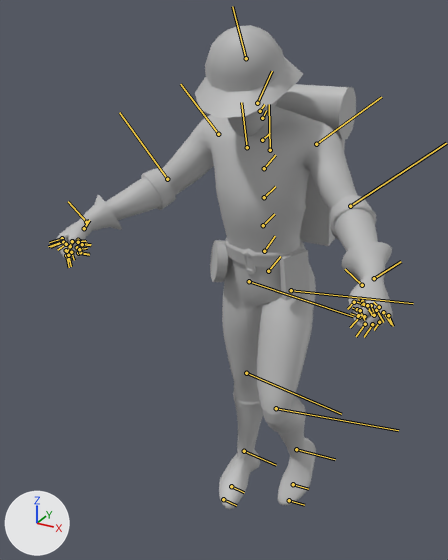
Renders of the FBX model Assets/Models/Character/Character@JumpStart.fbx from each side of a commit.
Camera for both pictures: a 50 mm camera at (0.813, -1.791, 1.869) aimed at (-0.105, -0.124, 1.035). Lighting does not change. The marker at lower left points along +X, +Y and +Z. Both versions are drawn at frame 9 of the action 'Take 001|BaseLayer'; the numbers are the values there. The bones that bend it are drawn over the model as lines.

In view in the first picture: 'Backpack', 'Bedroll', 'Canteen', 'Character', 'Hat', 'Left_Cuff', 'Pouch', 'Right_Cuff'.
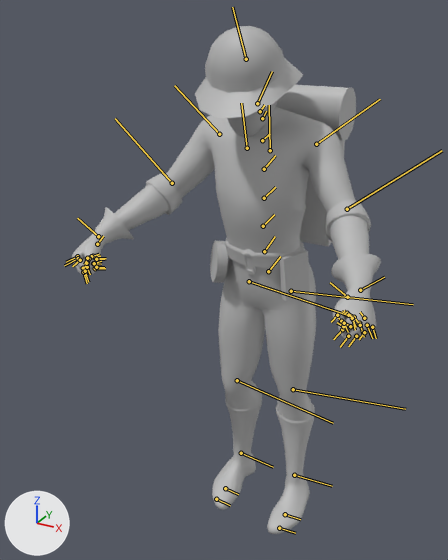
Patch to the scene script:
```diff
--- a/Assets/Models/Character/Character@JumpStart.fbx.py
+++ b/Assets/Models/Character/Character@JumpStart.fbx.py
@@ bone_animaticmale_l_arm_clavicleshjnt @@
 bone_animaticmale_l_arm_clavicleshjnt = bpy.data.objects['Armature'].pose.bones['AnimaticMale_l_Arm_ClavicleSHJnt']  # child of 'AnimaticMale_Spine_TopSHJnt'
-bone_animaticmale_l_arm_clavicleshjnt.rotation_quaternion = (0.998, -0.001, -0.065, -0.022)  # degrees (0, -7, -2)
+bone_animaticmale_l_arm_clavicleshjnt.rotation_quaternion = (0.998, -0.001, -0.055, -0.022)  # degrees (0, -6, -2)
@@ bone_animaticmale_l_arm_shouldershjnt @@
 bone_animaticmale_l_arm_shouldershjnt = bpy.data.objects['Armature'].pose.bones['AnimaticMale_l_Arm_ShoulderSHJnt']  # child of 'AnimaticMale_l_Arm_ClavicleSHJnt'
-bone_animaticmale_l_arm_shouldershjnt.rotation_quaternion = (0.953, -0.194, -0.229, -0.05)  # degrees (-23, -27, 0)
+bone_animaticmale_l_arm_shouldershjnt.rotation_quaternion = (0.963, -0.122, -0.229, -0.075)  # degrees (-13, -27, -6)
@@ bone_animaticmale_r_arm_clavicleshjnt @@
 bone_animaticmale_r_arm_clavicleshjnt = bpy.data.objects['Armature'].pose.bones['AnimaticMale_r_Arm_ClavicleSHJnt']  # child of 'AnimaticMale_Spine_TopSHJnt'
-bone_animaticmale_r_arm_clavicleshjnt.rotation_quaternion = (0.998, -0.001, 0.065, 0.022)  # degrees (0, 7, 2)
+bone_animaticmale_r_arm_clavicleshjnt.rotation_quaternion = (0.998, -0.001, 0.055, 0.022)  # degrees (0, 6, 2)
@@ bone_animaticmale_r_arm_shouldershjnt @@
 bone_animaticmale_r_arm_shouldershjnt = bpy.data.objects['Armature'].pose.bones['AnimaticMale_r_Arm_ShoulderSHJnt']  # child of 'AnimaticMale_r_Arm_ClavicleSHJnt'
-bone_animaticmale_r_arm_shouldershjnt.rotation_quaternion = (0.953, -0.194, 0.229, 0.05)  # degrees (-23, 27, 0)
+bone_animaticmale_r_arm_shouldershjnt.rotation_quaternion = (0.963, -0.12, 0.228, 0.076)  # degrees (-13, 27, 6)
@@ bone_animaticmale_l_leg_hipshjnt @@
 bone_animaticmale_l_leg_hipshjnt = bpy.data.objects['Armature'].pose.bones['AnimaticMale_l_Leg_HipSHJnt']  # child of 'AnimaticMale_ROOTSHJnt'
-bone_animaticmale_l_leg_hipshjnt.rotation_quaternion = (0.924, -0.057, -0.374, -0.053)  # degrees (-5, -44, -4)
+bone_animaticmale_l_leg_hipshjnt.rotation_quaternion = (0.99, -0.045, -0.116, -0.072)  # degrees (-4, -14, -8)
@@ bone_animaticmale_l_leg_kneeshjnt @@
 bone_animaticmale_l_leg_kneeshjnt = bpy.data.objects['Armature'].pose.bones['AnimaticMale_l_Leg_KneeSHJnt']  # child of 'AnimaticMale_l_Leg_HipSHJnt'
-bone_animaticmale_l_leg_kneeshjnt.rotation_quaternion = (0.875, 0.0, 0.484, 0.0)  # degrees (0, 58, 0)
+bone_animaticmale_l_leg_kneeshjnt.rotation_quaternion = (0.999, 0.0, -0.046, 0.0)  # degrees (0, -5, 0)
@@ bone_animaticmale_r_leg_hipshjnt @@
 bone_animaticmale_r_leg_hipshjnt = bpy.data.objects['Armature'].pose.bones['AnimaticMale_r_Leg_HipSHJnt']  # child of 'AnimaticMale_ROOTSHJnt'
-bone_animaticmale_r_leg_hipshjnt.rotation_quaternion = (0.992, 0.043, -0.097, 0.073)  # degrees (4, -11, 8)
+bone_animaticmale_r_leg_hipshjnt.rotation_quaternion = (0.981, 0.048, -0.175, 0.069)  # degrees (4, -20, 7)
@@ bone_animaticmale_r_leg_kneeshjnt @@
 bone_animaticmale_r_leg_kneeshjnt = bpy.data.objects['Armature'].pose.bones['AnimaticMale_r_Leg_KneeSHJnt']  # child of 'AnimaticMale_r_Leg_HipSHJnt'
-bone_animaticmale_r_leg_kneeshjnt.rotation_quaternion = (0.999, 0.0, -0.046, 0.0)  # degrees (0, -5, 0)
+bone_animaticmale_r_leg_kneeshjnt.rotation_quaternion = (0.997, 0.0, 0.083, 0.0)  # degrees (0, 9, 0)
@@ bone_animaticmale_r_leg_ankleshjnt @@
 bone_animaticmale_r_leg_ankleshjnt = bpy.data.objects['Armature'].pose.bones['AnimaticMale_r_Leg_AnkleSHJnt']  # child of 'AnimaticMale_r_Leg_KneeSHJnt'
-bone_animaticmale_r_leg_ankleshjnt.rotation_quaternion = (0.971, -0.099, 0.2, -0.086)  # degrees (-14, 22, -13)
+bone_animaticmale_r_leg_ankleshjnt.rotation_quaternion = (0.989, -0.117, 0.059, -0.069)  # degrees (-14, 6, -9)
```

Location of each change, (x1, y1, x2, y2) in pixels of the pictures (448 x 560 px):
'Character', posed (9% narrower)
    before: (57, 100, 393, 510)
    after: (72, 101, 376, 534)
'Left_Cuff', posed
    before: (341, 242, 392, 280)
    after: (331, 254, 381, 290)
'Right_Cuff', posed
    before: (84, 195, 122, 230)
    after: (95, 207, 134, 244)
bone 'AnimaticMale_l_Arm_ClavicleSHJnt', root to tip
    before: (270, 150) to (269, 104)
    after: (270, 150) to (269, 105)
bone 'AnimaticMale_l_Arm_ShoulderSHJnt', root to tip
    before: (316, 144) to (381, 97)
    after: (316, 144) to (380, 99)
bone 'AnimaticMale_r_Arm_ClavicleSHJnt', root to tip
    before: (247, 147) to (241, 102)
    after: (247, 148) to (241, 103)
bone 'AnimaticMale_r_Arm_ShoulderSHJnt', root to tip
    before: (218, 134) to (180, 84)
    after: (219, 134) to (174, 85)
bone 'AnimaticMale_l_Leg_HipSHJnt', root to tip
    before: (291, 290) to (413, 303)
    after: (291, 291) to (413, 304)
bone 'AnimaticMale_l_Leg_KneeSHJnt', root to tip
    before: (276, 408) to (398, 430)
    after: (293, 389) to (405, 409)
bone 'AnimaticMale_r_Leg_HipSHJnt', root to tip
    before: (249, 281) to (353, 316)
    after: (249, 281) to (353, 317)
bone 'AnimaticMale_r_Leg_KneeSHJnt', root to tip
    before: (246, 373) to (341, 414)
    after: (237, 380) to (333, 423)
bone 'AnimaticMale_r_Leg_AnkleSHJnt', root to tip
    before: (244, 451) to (276, 465)
    after: (241, 453) to (273, 467)
